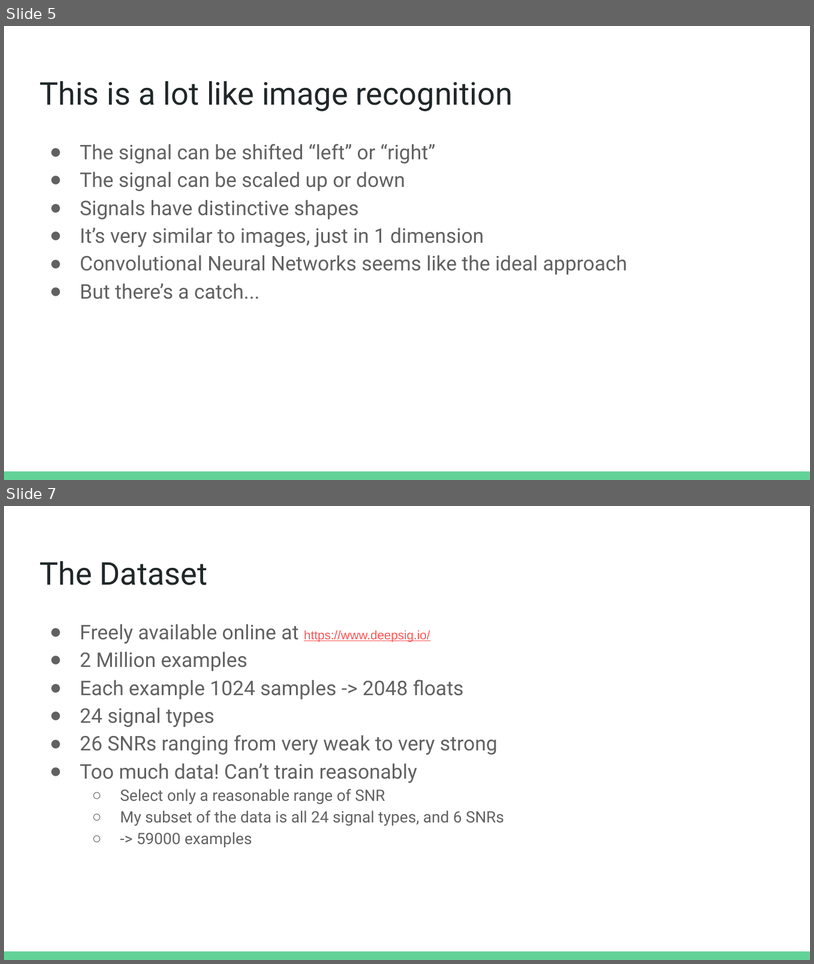
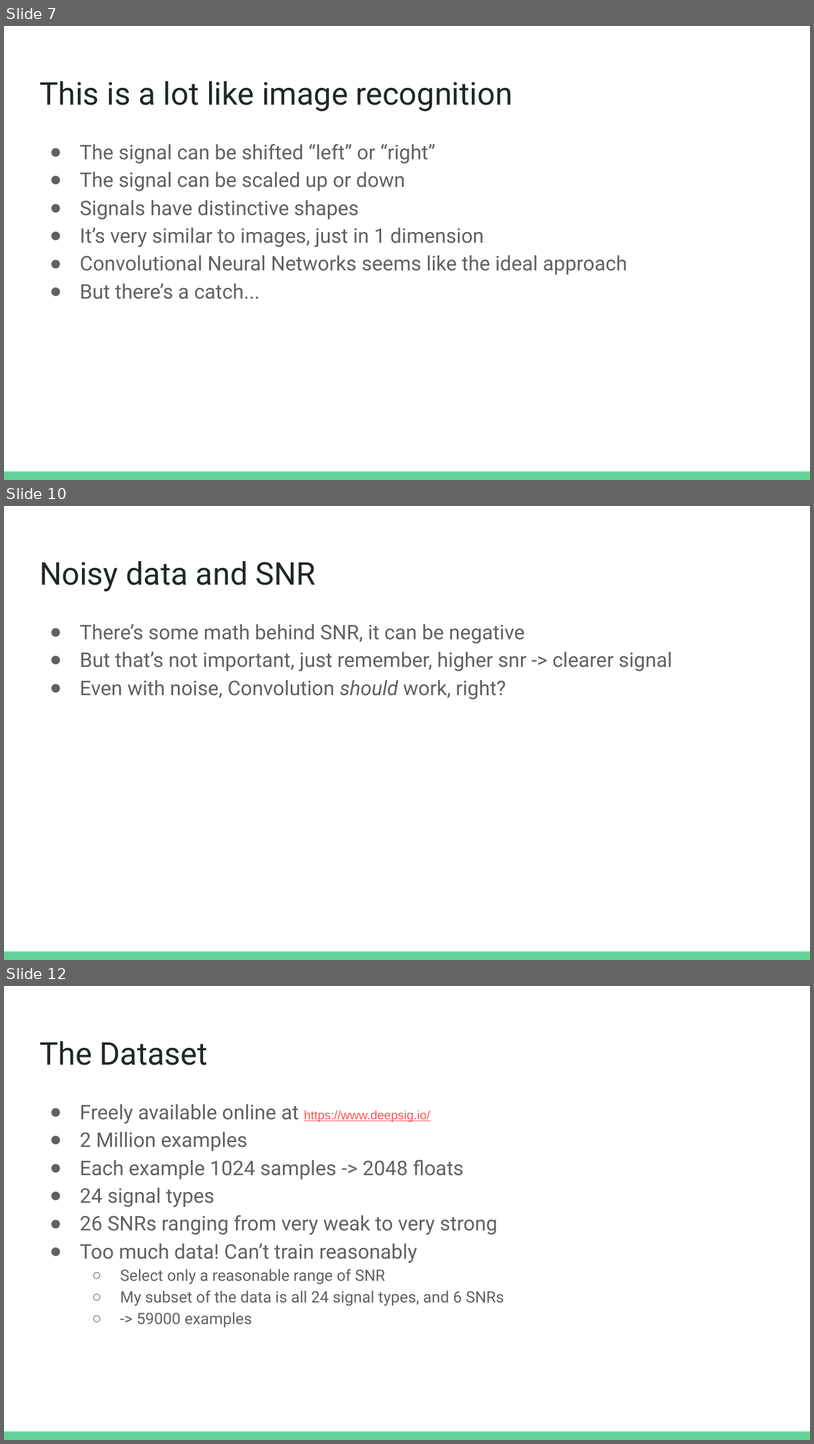
Before and after one commit to stevester94/CSC219_SigChar, a slide deck: presentation/Radio Signal Characterization.pptx. Shown one above the other, each under a label of ours: slides 5 and 7 before the commit, slides 7, 10 and 12 after it; the slides between them are not shown. The pictures are 814x964 and 814x1444 pixels, drawn with LibreOffice and Linux fonts; fonts in the diff are those of the drawing. Boxes give left, top, right and bottom in pixels: in the first picture for what was removed or moved away, otherwise in the second. Text is boxed around its words. In the diff, an @@ line names an element or a change of style, - is before the commit and + after.

```diff
--- a/presentation/Radio Signal Characterization.pptx
+++ b/presentation/Radio Signal Characterization.pptx
@@ slide 10 added at box(4, 506, 810, 960), background #FFFFFF; not listed: 1 template element that a slide beside it also shows @@
@@ title added at box(39, 561, 315, 591), 28 pt, text #202729 @@
+Noisy data and SNR
@@ text added at box(80, 624, 672, 699), 18 pt, text #616161 @@
+● There’s some math behind SNR, it can be negative
+● But that’s not important, just remember, higher snr -> clearer signal
+● Even with noise, Convolution should work, right?
@@ what was slide 5 is now slide 7 @@
@@ what was slide 7 is now slide 12 @@
```
Also in this commit, not shown: 5 slides changed, 4 other slides added, 3 other files.
